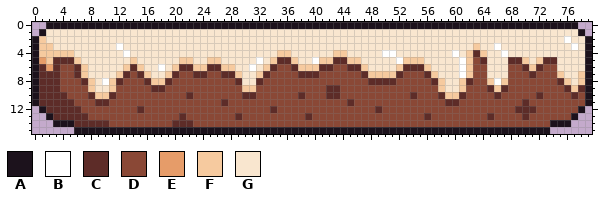
One commit to this pixel-art file: Assets/world-platforms.aseprite. This is how it looked before the edit.
80x16 pixels, 1 frame.
Palette (. is transparent): A #1c121c  B #ffffff  C #5d2c28  D #8a4836  E #e69c69  F #f6ca9f  G #f9e6cf
Now the later version:
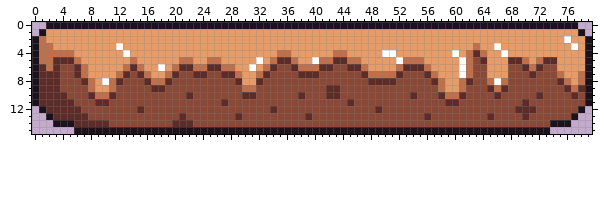
Edits made:
@@ palette @@
-F #f6ca9f
+F #bf6f4a
--- layers "Shadow", "Base"
@@ x 0..79 @@
  0 ..AAAAAAAAAAAAAAAAAAAAAAAAAAAAAAAAAAAAAAAAAAAAAAAAAAAAAAAAAAAAAAAAAAAAAAAAAAAA..
- 1 .AGGGGGGGGGGGGGGGGGGGGGGGGGGGGGGGGGGGGGGGGGGGGGGGGGGGGGGGGGGGGGGGGGGGGGGGGGGGGA.
- 2 AFGGGGGGGGGGGGGGGGGGGGGGGGGGGGGGGGGGGGGGGGGGGGGGGGGGGGGGGGGGGGGGGGGGGGGGGGGGBGGA
- 3 AFFGGGGGGGGGBGGGGGGGGGGGGGGGGGGGGGGGGGGGGGGGGGGGGGGGGGGGGGGGGGGFGGBGGGGGGGGGGBGA
- 4 AFFFFFGGGGGGGBGGGGGGGGGGGGGGGGGGGGGFFGGGGGGFFGGGGGBBGGGGGGGGBGFCFGGBGGGGGGGGGGGA
- 5 AEFCCCFGGGGGGGFGGGGGGFFGGFFGGGGGBGFCCFGGBFFCCFFGGGGGBFFFGGGGGBFDCGGGCCFGFCCGGGGA
- 6 ACECDDCFGGGGGFCFGGBGFCCFFCCFFGGBGFCDDCFFFCCDDCCFGGGGFCCCFGGGGBFDDGGGDDCFCDDGGGGA
- 7 ACCCDDCFGGGGFCDCFGGFCDDCCDDCCFGGFCDDDDCCCDDDDDDCFFFFCDDDCFGGGBFDDGGGDDDCDDDFGGFA
- 8 ACCCDDDCFGBFCDDDCFFCDDDDDDDDDCGGCDDDDDDDDDDDDDDDCCCCDDDDDCFGGFCDDFBFDDDDDDDCFGFA
- 9 ACCCDDDDFGGFDDDDDCCDDDDDDDDDDDFFDDDDDDDDDDCCDDDDDDDDDDDDDDFGGFDDDCFCDDDDDDDDCFCA
+ 1 .AEEEEEEEEEEEEEEEEEEEEEEEEEEEEEEEEEEEEEEEEEEEEEEEEEEEEEEEEEEEEEEEEEEEEEEEEEEEEA.
+ 2 AFEEEEEEEEEEEEEEEEEEEEEEEEEEEEEEEEEEEEEEEEEEEEEEEEEEEEEEEEEEEEEEEEEEEEEEEEEEBEEA
+ 3 AFFEEEEEEEEEBEEEEEEEEEEEEEEEEEEEEEEEEEEEEEEEEEEEEEEEEEEEEEEEEEEFEEBEEEEEEEEEEBEA
+ 4 AFFFFFEEEEEEEBEEEEEEEEEEEEEEEEEEEEEFFEEEEEEFFEEEEEBBEEEEEEEEBEFCFEEBEEEEEEEEEEEA
+ 5 AFFCCCFEEEEEEEFEEEEEEFFEEFFEEEEEBEFCCFEEBFFCCFFEEEEEBFFFEEEEEBFDCEEECCFEFCCEEEEA
+ 6 ACFCDDCFEEEEEFCFEEBEFCCFFCCFFEEBEFCDDCFFFCCDDCCFEEEEFCCCFEEEEBFDDEEEDDCFCDDEEEEA
+ 7 ACCCDDCFEEEEFCDCFEEFCDDCCDDCCFEEFCDDDDCCCDDDDDDCFFFFCDDDCFEEEBFDDEEEDDDCDDDFEEFA
+ 8 ACCCDDDCFEBFCDDDCFFCDDDDDDDDDCEECDDDDDDDDDDDDDDDCCCCDDDDDCFEEFCDDFBFDDDDDDDCFEFA
+ 9 ACCCDDDDFEEFDDDDDCCDDDDDDDDDDDFFDDDDDDDDDDCCDDDDDDDDDDDDDDFEEFDDDCFCDDDDDDDDCFCA
 10 ACCCCDDDCFFCDDDDDDDDDDCDDDDDDDCCDDDDDDCDDDCCDDDDDDDDDDCDDDCFFCDDDDCDDDDDCDDDDCDA
Boxes around the changes in both pictures, in picture pixels (x1, y1, x2, y2):
changed: (39, 29, 585, 99)
